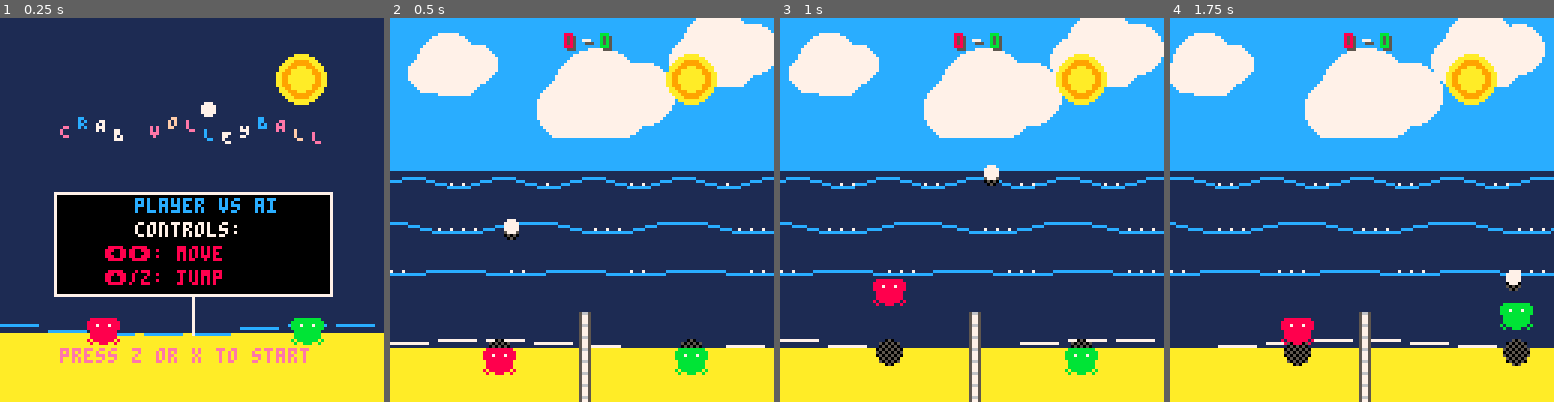
Above: before the commit, frames 1-4 (left to right).
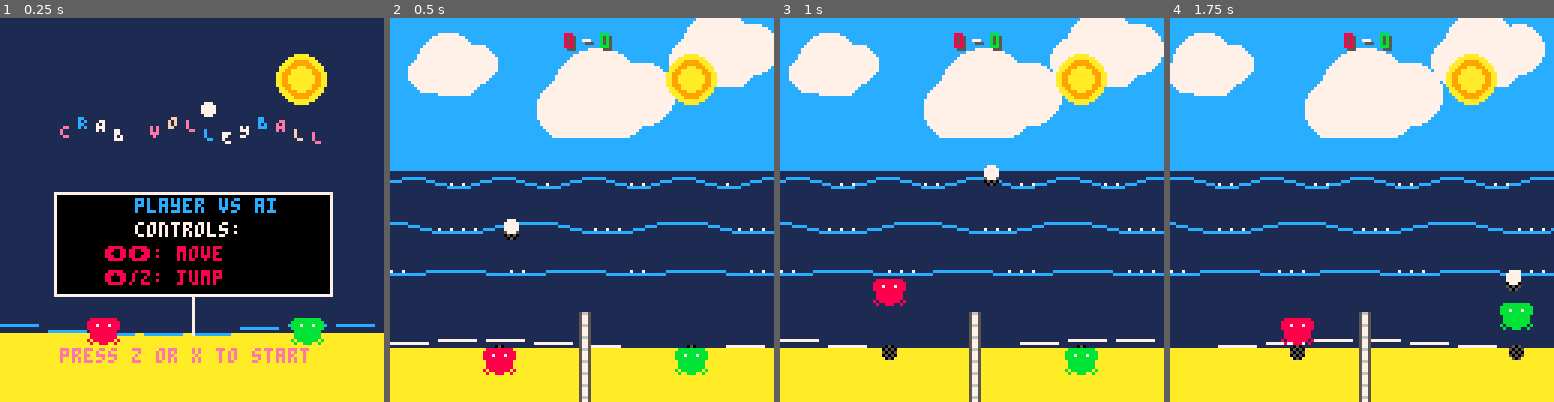
Above: after the commit, the same moments.

Repository: atwalsh/crab
Game: PICO-8 cartridge crab.p8
Same seed, same stepped clock (60 frames per second), same inputs: the game is played once before the commit and once after it.
Inputs:
- Up to frame 1 (0.25 s): no input
- Up to frame 2 (0.5 s): tap X (X key) at 0.33 s
- Up to frame 3 (1 s): tap O (Z key) at 0.7 s
- Up to frame 4 (1.75 s): tap X (X key) at 1.07 s; hold Right from 1.6 s (still down); tap O (Z key) at 1.7 s

Frame 1 is identical in both runs. In frame 2, 0.2% of the frame differs, in the area x 25-82%, y 83-86%; in frame 3, 0.3%; in frame 4, 0.5%, in the area x 29-94%, y 83-91%.

Commit message:
fix colors

Diff:
--- a/main.lua
+++ b/main.lua
@@ -639,7 +639,7 @@
       sfx(3) -- score sound
       last_hit_time = t() -- reset timer for AI serve delay
       score_flash = 30
-      score_flash_color = 12
+      score_flash_color = 3  -- green color for AI score
 
       -- create splash effect
       create_splash(ball.x, ground_y, 10)
@@ -824,10 +824,29 @@
     line(net_x, y, net_x+net_width-1, y, 6)
   end
 
-  -- draw shadows under crabs
+  -- draw shadows on the ground below crabs (always at ground level)
   fillp(0b1010010110100101)
-  circfill(crab1.x + 4, ground_y + 1, 4, 5)
-  circfill(crab2.x + 4, ground_y + 1, 4, 5)
+
+  -- shadow size depends on crab height (smaller when higher up)
+  local c1_shadow_size = max(2, 4 - (ground_y - crab1.y)/8)
+  local c2_shadow_size = max(2, 4 - (ground_y - crab2.y)/8)
+
+  -- shadow y-position (lower when crab is on ground)
+  local c1_shadow_y = ground_y + 3
+  local c2_shadow_y = ground_y + 3
+
+  -- if crab is jumping, move shadow up a bit
+  if crab1.y < ground_y then
+    c1_shadow_y = ground_y + 1
+  end
+
+  if crab2.y < ground_y then
+    c2_shadow_y = ground_y + 1
+  end
+
+  -- draw the shadows
+  circfill(crab1.x + 4, c1_shadow_y, c1_shadow_size, 5)
+  circfill(crab2.x + 4, c2_shadow_y, c2_shadow_size, 5)
   fillp()
 
   -- draw crabs with improved visuals
Not shown, changed: docs/crab.js
Not shown, changed: docs/index.html
